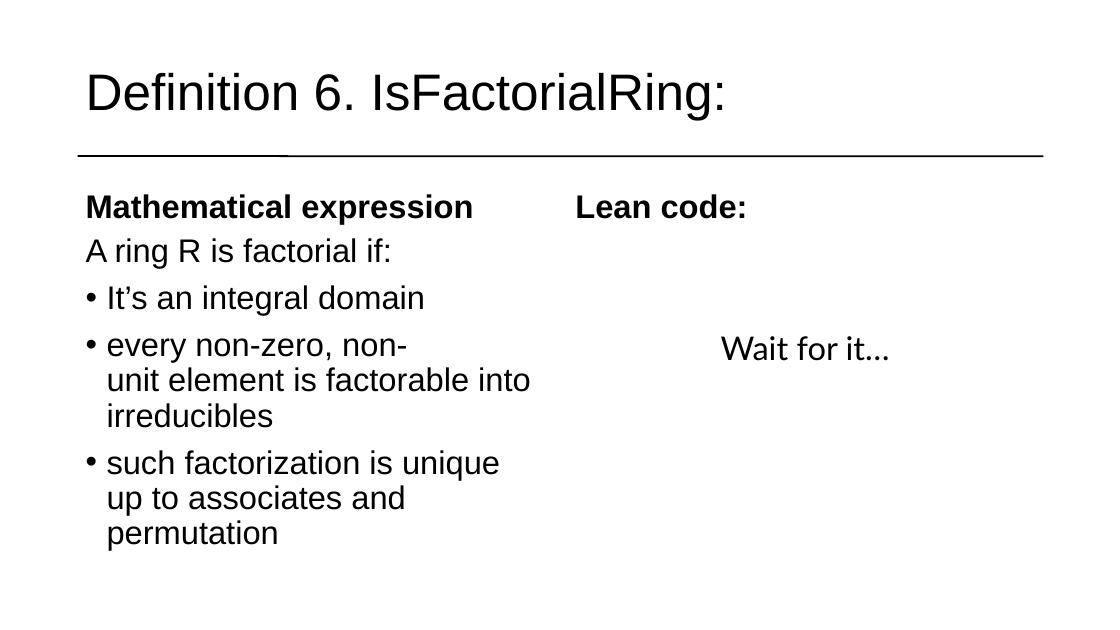
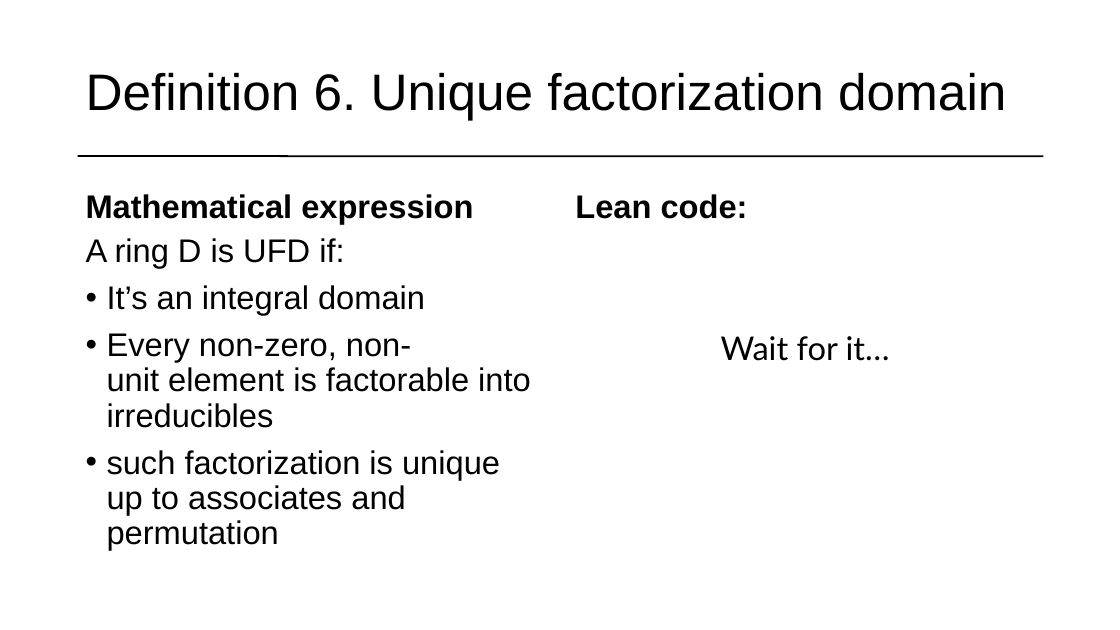
Before and after one commit to matematiflo/CompAssistedMath2024, a slide deck: slide 14 of Lean/Projects/06. Divisibility in rings (Algebra 1)/powerpoint/Lean Präsentation version 08.07.pptx (slide 9 before the commit). Drawn at 1120x630 pixels with LibreOffice and Linux fonts; fonts in the diff are those of the drawing. Boxes give left, top, right and bottom in pixels: in the first picture for what was removed or moved away, otherwise in the second. Text is boxed around its words. In the diff, an @@ line names an element or a change of style, - is before the commit and + after.

```diff
--- a/Lean/Projects/06. Divisibility in rings (Algebra 1)/powerpoint/Lean Präsentation version 08.07.pptx
+++ b/Lean/Projects/06. Divisibility in rings (Algebra 1)/powerpoint/Lean Präsentation version 08.07.pptx
@@ title at (x1=86, y1=72, x2=1006, y2=120): text changed @@
-Definition 6. IsFactorialRing:
+Definition 6. Unique factorization domain
@@ text at (x1=86, y1=238, x2=344, y2=268): text changed @@
-A ring R is factorial if:
+A ring D is UFD if:
@@ text at (x1=107, y1=333, x2=531, y2=428): text changed @@
-• every non-zero, non-
-  unit element is factorable into irreducibles
+• Every non-zero, non-
+  unit element is factorable into irreducibles
```
Also in this commit, not shown: 7 other slides changed, 4 slides added, 19 slides removed, 1 other file.
